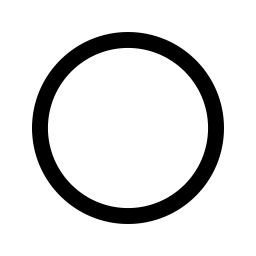
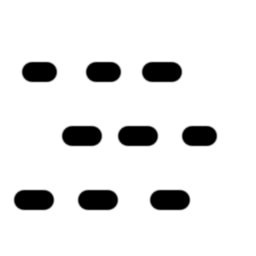
Layered file, before and after one edit (256 × 256). Changes by layer:
added layer "Particle Cascade" above "Adherence" over [13, 60, 219, 212]
renamed "Ellipse 1" to "Spheric Shield", hid it over [32, 32, 224, 224]
